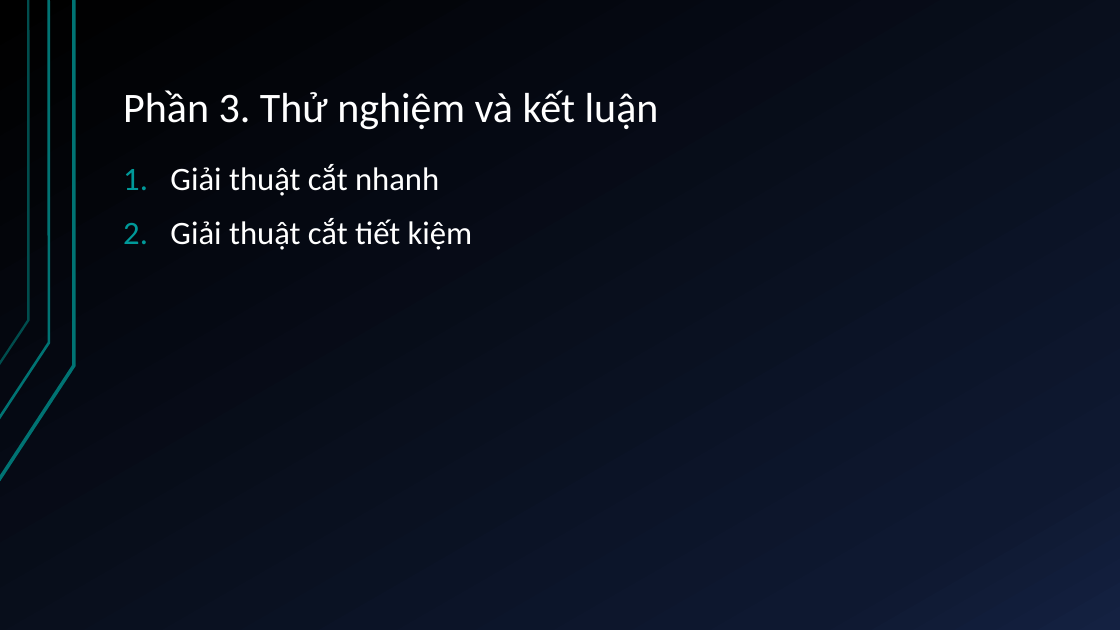
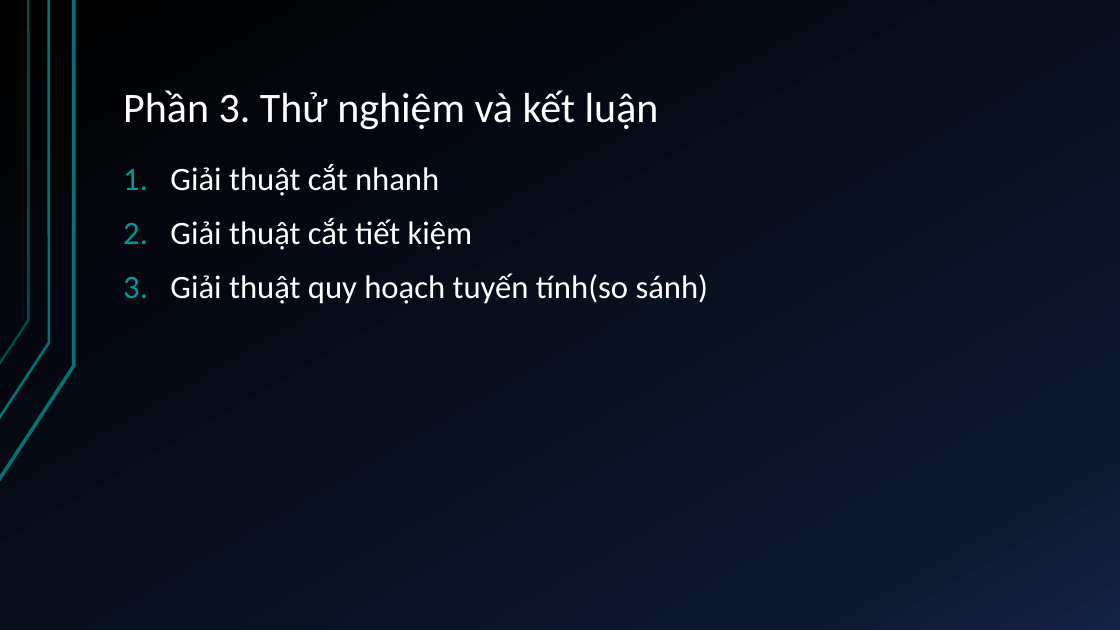
Before and after one commit to duykypaul/GeneticAlgorithmLearning, a slide deck: slide 11 of src/com/duykypaul/kltn/docs/TỰ ĐỘNG LẬP KẾ HOẠCH GIA CÔNG CẮT.pptx. Drawn at 1120x630 pixels with LibreOffice and Linux fonts; fonts in the diff are those of the drawing. Boxes give left, top, right and bottom in pixels: in the first picture for what was removed or moved away, otherwise in the second. Text is boxed around its words. In the diff, an @@ line names an element or a change of style, - is before the commit and + after.

```diff
--- a/src/com/duykypaul/kltn/docs/TỰ ĐỘNG LẬP KẾ HOẠCH GIA CÔNG CẮT.pptx
+++ b/src/com/duykypaul/kltn/docs/TỰ ĐỘNG LẬP KẾ HOẠCH GIA CÔNG CẮT.pptx
@@ text at (x1=170, y1=273, x2=709, y2=304): paragraph added @@
+3. Giải thuật quy hoạch tuyến tính(so sánh)
```
Also in this commit, not shown: 4 other slides changed, 5 slides added, 1 other file.
